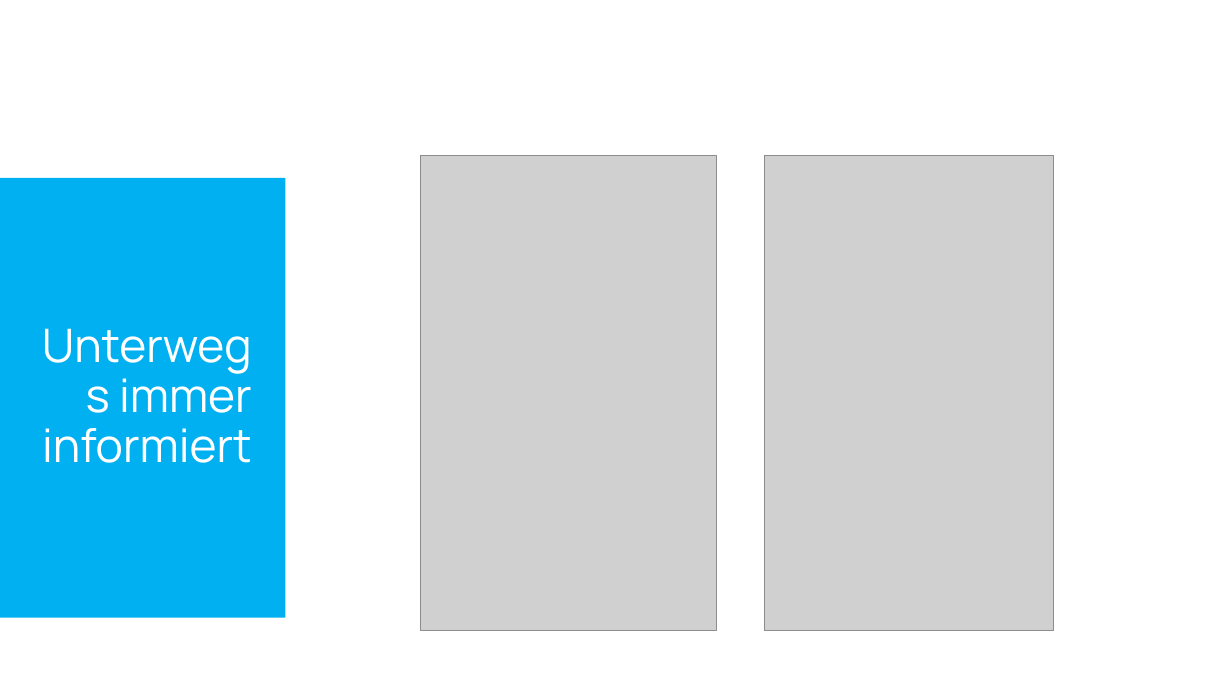
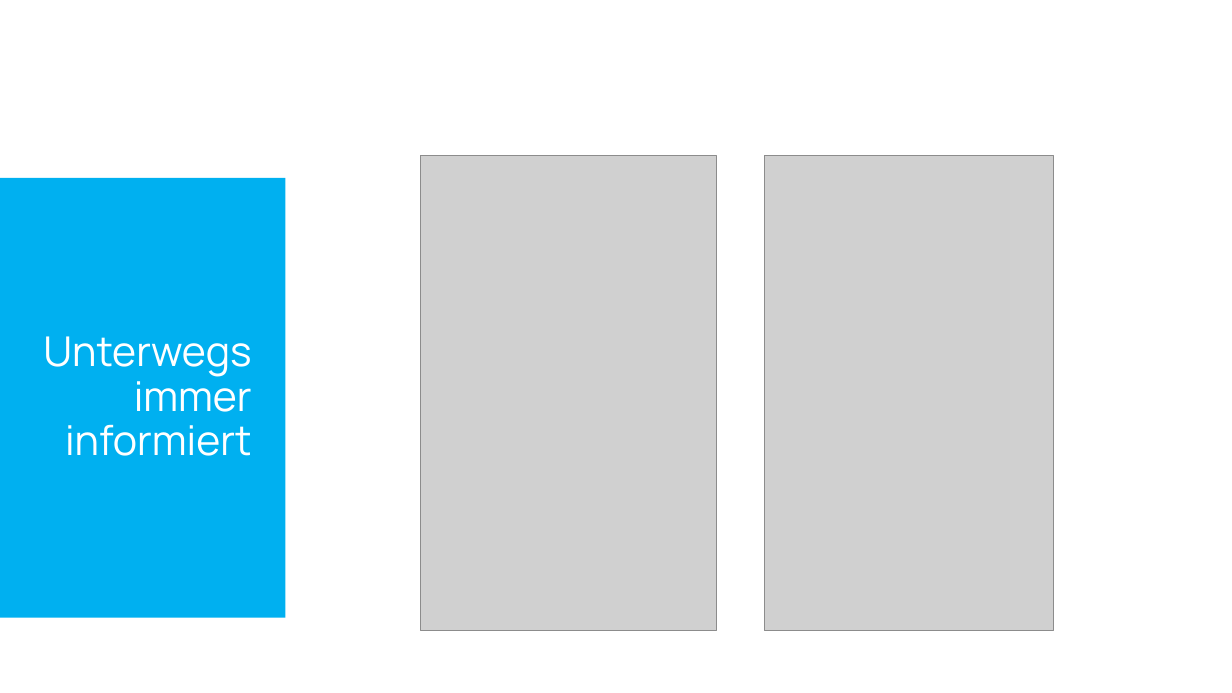
Before and after one commit to SebastianMandl/AEMS, a slide deck: slide 8 of Planung/Praesentationen/Praesentation_Firmentag.pptx. Drawn at 1232x693 pixels with LibreOffice and Linux fonts; fonts in the diff are those of the drawing; grey boxes stand for pictures; background and template pictures are left out. Boxes give left, top, right and bottom in pixels: in the first picture for what was removed or moved away, otherwise in the second. Text is boxed around its words. In the diff, an @@ line names an element or a change of style, - is before the commit and + after.

```diff
--- a/Planung/Praesentationen/Praesentation_Firmentag.pptx
+++ b/Planung/Praesentationen/Praesentation_Firmentag.pptx
@@ title "Unterwegs immer informiert" at bbox=[43, 336, 252, 456]: size 36 to 32 pt @@
```
Also in this commit, not shown: 5 other slides changed, 1 other file.
